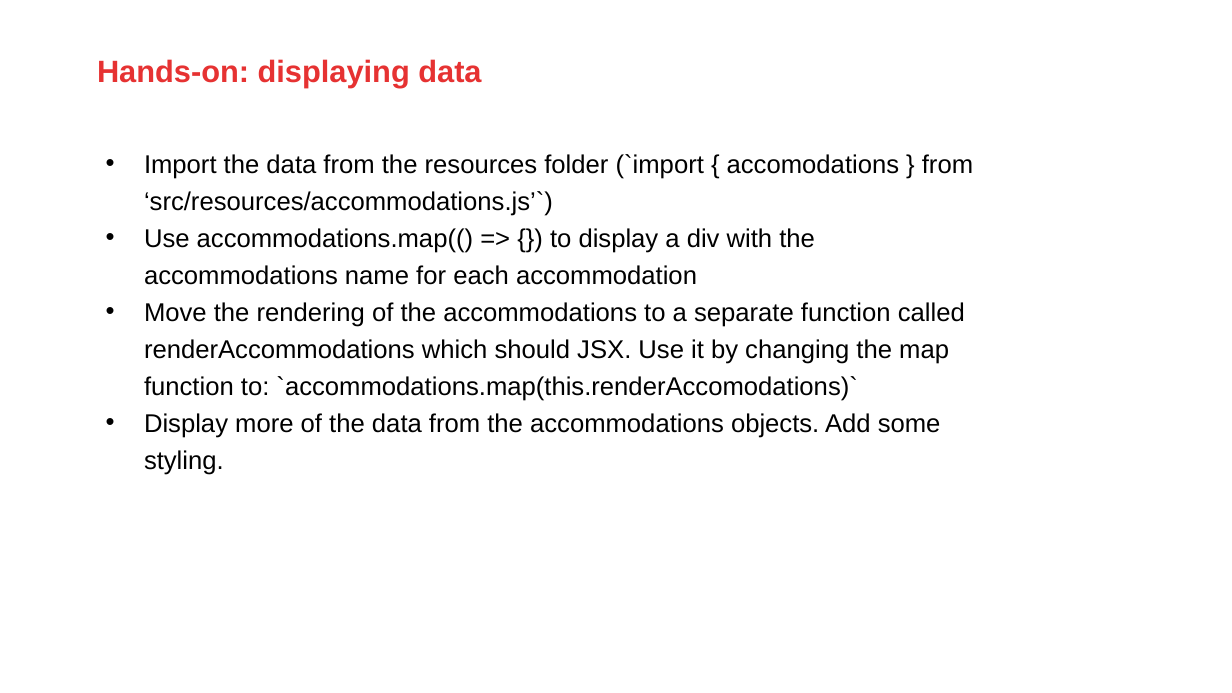
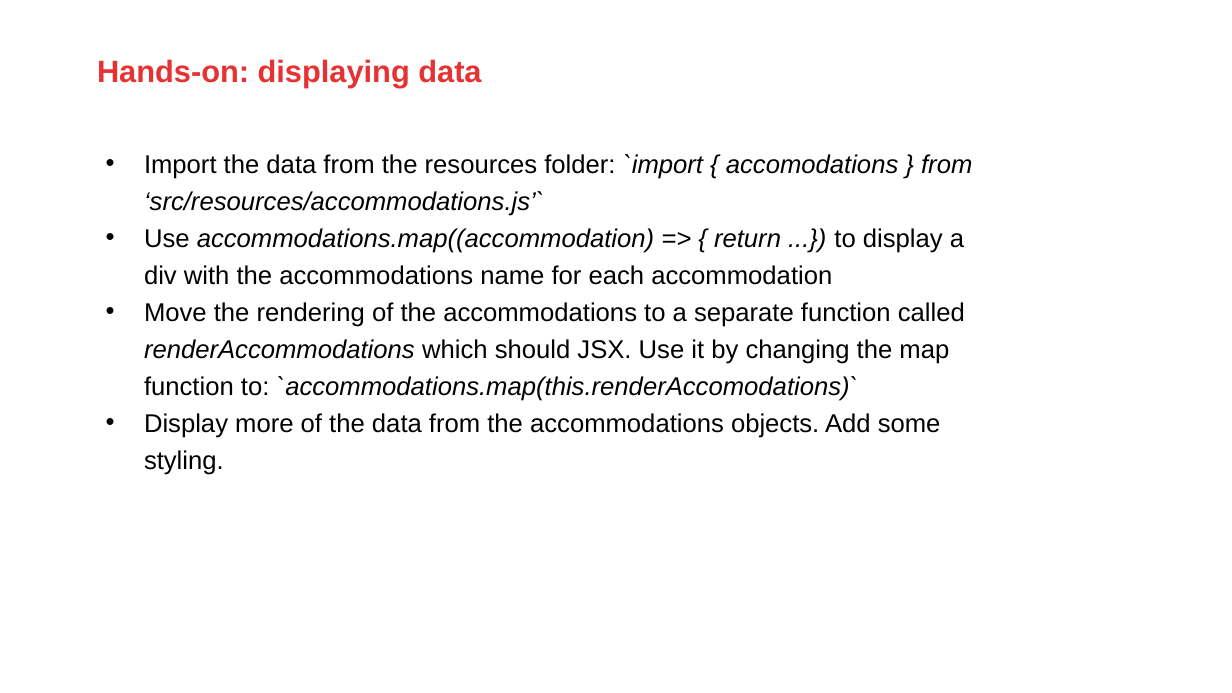
Before and after one commit to AMIS-Services/react-series, a slide deck: slide 13 of sig1/slides/SIG react 1.pptx (slide 12 before the commit). Drawn at 1232x693 pixels with LibreOffice and Linux fonts; fonts in the diff are those of the drawing; background and template pictures are left out. Boxes give left, top, right and bottom in pixels: in the first picture for what was removed or moved away, otherwise in the second. Text is boxed around its words. In the diff, an @@ line names an element or a change of style, - is before the commit and + after.

```diff
--- a/sig1/slides/SIG react 1.pptx
+++ b/sig1/slides/SIG react 1.pptx
@@ text at bbox=[144, 154, 972, 285]: text changed; italic on @@
-• Import the data from the resources folder (`import { accomodations } from ‘src/resources/accommodations.js’`)
-• Use accommodations.map(() => {}) to display a div with the accommodations name for each accommodation
+• Import the data from the resources folder: `import { accomodations } from ‘src/resources/accommodations.js’`
+• Use accommodations.map((accommodation) => { return ...}) to display a div with the accommodations name for each accommodation
@@ text at bbox=[144, 302, 965, 401]: italic on in "renderAccommodations `accommodations.map(this.renderAccomoda ..." @@
```
Also in this commit, not shown: 7 other slides changed, 1 slide added, 21 other files.
